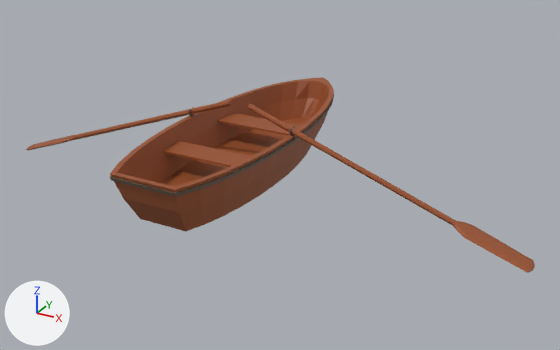
The Blender file entities/ships/rowing_boat/rowing_boat.blend, before and after one commit.
Before and after are seen from a camera (50 mm lens) standing at (6.34, -10.09, 5.2) and looking at (0.53, 0.47, -0.08). Every picture has the same lights, and +X, +Y and +Z are marked at lower left.

The older version as bpy lines, for what is in view:
```python
me_circle = bpy.data.meshes.new('Circle')
me_circle.from_pydata(...)  # 270 vertices, 245 faces; spans x -1.02..1.02, y -3.19..2.5, z 0.0..0.92
# faces by material slot: [164, 81]
me_circle.materials.append(mat_wood)  # brown #9c542d
me_circle.materials.append(mat_metal)  # brown #68594e
me_cube_001 = bpy.data.meshes.new('Cube.001')
me_cube_001.from_pydata(...)  # 16 vertices, 10 faces, 2 loose edges; spans x -1.0..1.0, y 1.99..3.99, z -0.34..0.34
me_cube_001.materials.append(mat_wood)  # brown #9c542d
me_cylinder_004 = bpy.data.meshes.new('Cylinder.004')
me_cylinder_004.from_pydata(...)  # 112 vertices, 100 faces; spans x -28.0..16.6, y -4.2..1.9, z -2.5..2.3
me_cylinder_004.materials.append(mat_wood)  # brown #9c542d
ob_circle = bpy.data.objects.new('Circle', me_circle)
ob_circle.location = (0.0, 0.0, 0.0)
ob_circle.rotation_euler = (0.0, 0.0, 3.142)  # degrees (0, 0, 180)
ob_circle.scale = (1.0, 1.0, 0.924)
ob_cube = bpy.data.objects.new('Cube', me_cube_001)
ob_cube.location = (0.0, 0.0, 0.59)
ob_cube.rotation_euler = (0.0, 0.0, 3.142)  # degrees (0, 0, 180)
ob_cube.scale = (0.886, 0.237, 0.0481)
ob_cylinder_002 = bpy.data.objects.new('Cylinder.002', me_cylinder_004)
ob_cylinder_002.location = (0.0, 0.0, 0.0)
ob_cylinder_002.rotation_euler = (0.0, -1.229, 3.142)  # degrees (0, -70, 180)
ob_cylinder_002.scale = (0.0746, 0.0746, 1.93)
# also in view: 'Cube.001' at (0.0, 0.91, 0.59)
```
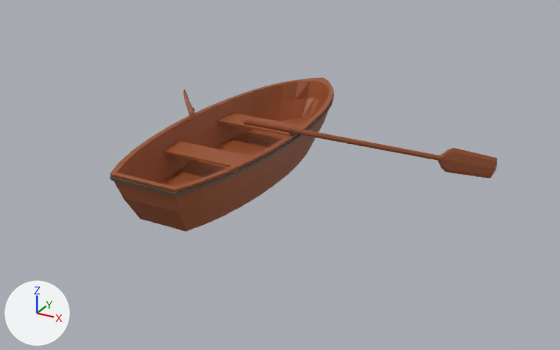
Commit message: Rowy rowy boat

What changed in the scene script:
```text
Add me_cylinder_001:
    me_cylinder_001.from_pydata(...)  # 56 vertices, 50 faces; spans x -0.75..0.5, y -3.04..3.04, z -2.15..0.43
    me_cylinder_001.materials.append(mat_wood)  # brown #9c542d
Add me_cylinder_004_1:
    me_cylinder_004_1.from_pydata(...)  # 56 vertices, 50 faces; spans x -35.4..7.4, y -3.0..3.0, z -0.3..1.7
    me_cylinder_004_1.materials.append(mat_wood)  # brown #9c542d
Remove ob_cylinder_002:
    ob_cylinder_002 = bpy.data.objects.new('Cylinder.002', me_cylinder_004)
    ob_cylinder_002.location = (0.0, 0.0, 0.0)
    ob_cylinder_002.rotation_euler = (0.0, -1.229, 3.142)  # degrees (0, -70, 180)
    ob_cylinder_002.scale = (0.0746, 0.0746, 1.93)
Add ob_leftpaddle:
    ob_leftpaddle = bpy.data.objects.new('LeftPaddle', me_cylinder_001)
    ob_leftpaddle.location = (-0.96, 0.09, 0.93)
    ob_leftpaddle.rotation_euler = (1.311, -0.156, 0.688)  # degrees (75, -8.9, 39)
    ob_leftpaddle.scale = (0.0746, 0.0746, 1.93)
Add ob_rightpaddle:
    ob_rightpaddle = bpy.data.objects.new('RightPaddle', me_cylinder_004_1)
    ob_rightpaddle.location = (0.96, 0.09, 0.93)
    ob_rightpaddle.rotation_euler = (-1.778, -0.235, 4.925)  # degrees (-102, -13, 282)
    ob_rightpaddle.scale = (0.0746, 0.0746, 1.93)
```

Where the change shows, as pixel boxes (x1, y1, x2, y2) in the pictures (560 x 350 px):
'Cylinder.002', deleted (brown)
    before: (26, 100, 535, 273)
'RightPaddle', added (brown)
    after: (243, 118, 497, 178)
'LeftPaddle', added
    after: (183, 89, 195, 117)
